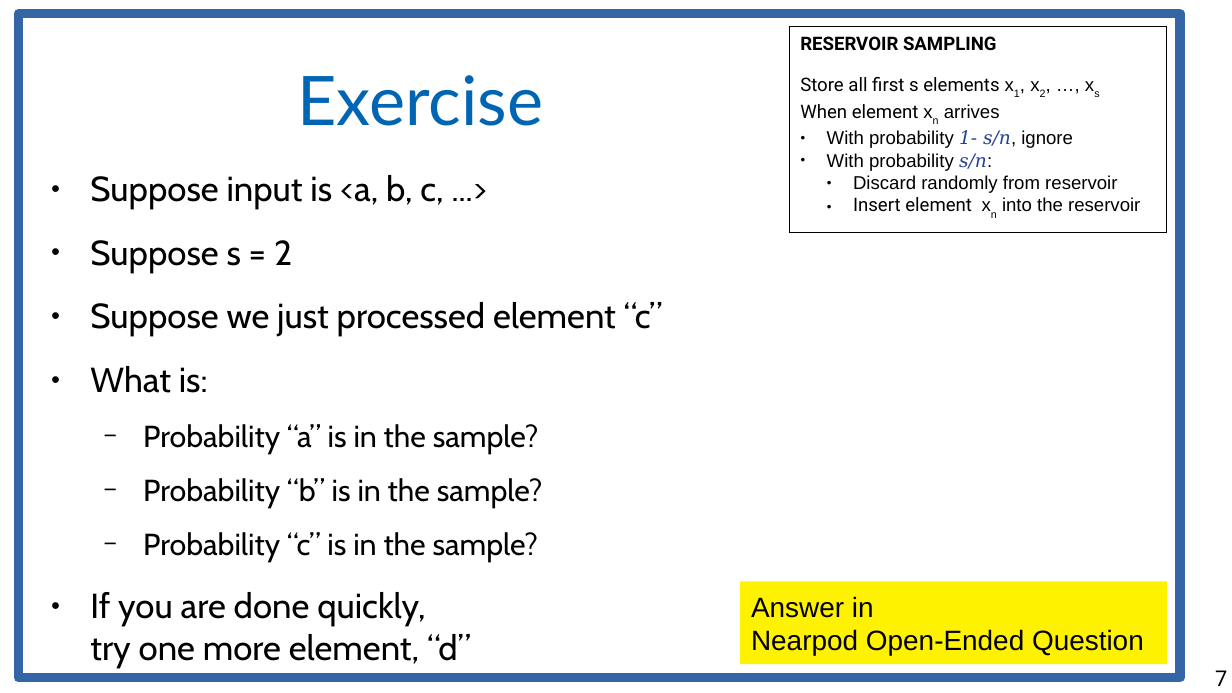
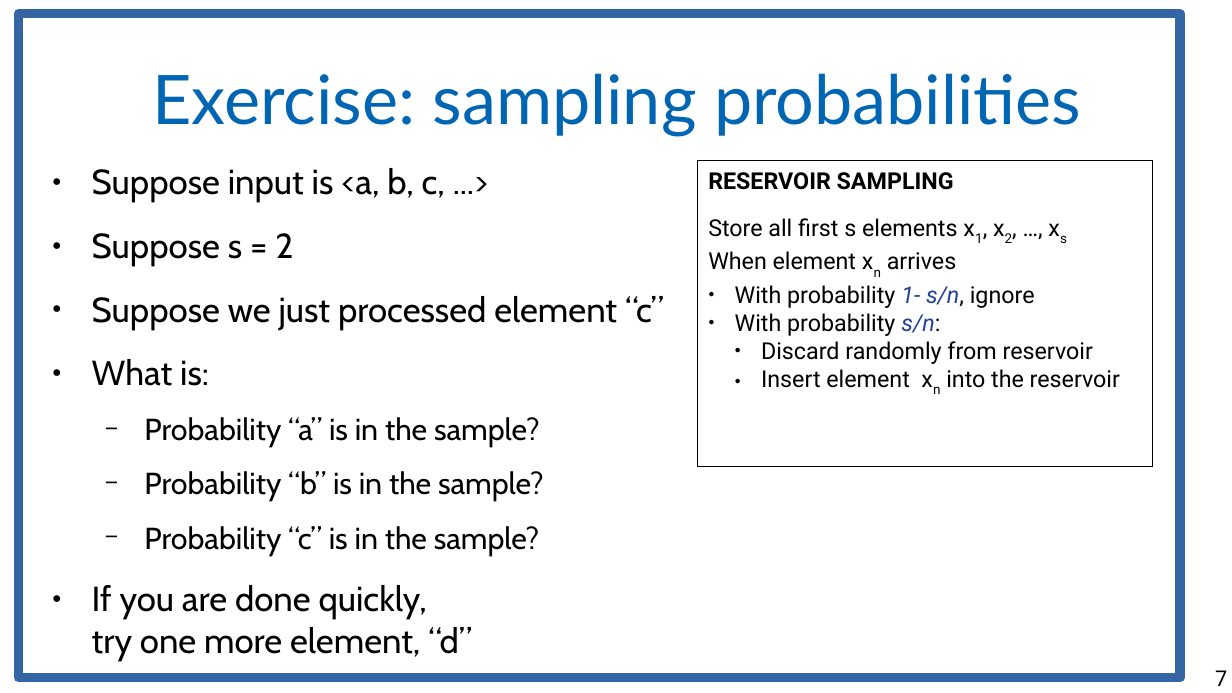
Before and after one commit to marco-calautti/data-mining-course, a slide deck: slide 7 of theory/odp/tt23_reservoir_sampling.odp. Drawn at 1232x693 pixels with LibreOffice and Linux fonts; fonts in the diff are those of the drawing. Boxes give left, top, right and bottom in pixels: in the first picture for what was removed or moved away, otherwise in the second. Text is boxed around its words. In the diff, an @@ line names an element or a change of style, - is before the commit and + after.

```diff
--- a/theory/odp/tt23_reservoir_sampling.odp
+++ b/theory/odp/tt23_reservoir_sampling.odp
@@ title at (152,73,1081,137): text changed @@
-Exercise
+Exercise: sampling probabilities
@@ text "Suppose input is <a, b, ...": place and size @@
-text "Suppose input is <a, b, ..." at (90,175,663,668)
+text "Suppose input is <a, b, ..." at (92,168,664,661)
@@ rectangle "RESERVOIR SAMPLING": place and size @@
-rectangle "RESERVOIR SAMPLING" at (789,26,1166,233)
+rectangle "RESERVOIR SAMPLING" at (698,161,1153,467)
@@ rectangle "RESERVOIR SAMPLING" at (698,161,1153,467): size 12 to 15 pt; font Arial to Roboto in "x1, x2, …, xs", "xn arrives", "With probability s/n, ignore", "With probability s/n:" and 2 more places; font DejaVu Serif to Roboto in "1- s/n,", "s/n:" @@
@@ rectangle removed at (740,581,1167,664) @@
-Answer in
-Nearpod Open-Ended Question
```
Also in this commit, not shown: 8 other slides changed, 10 other files.
